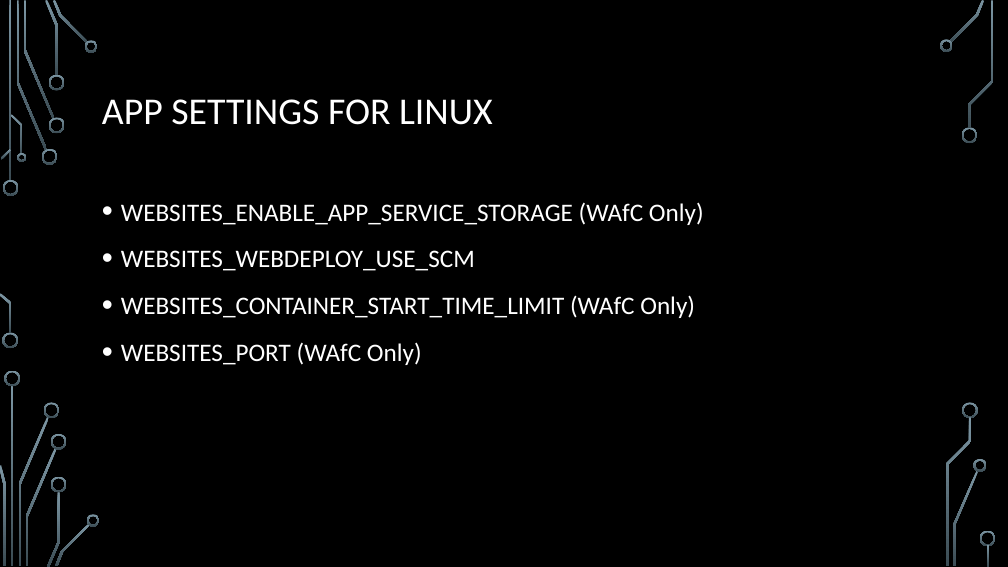
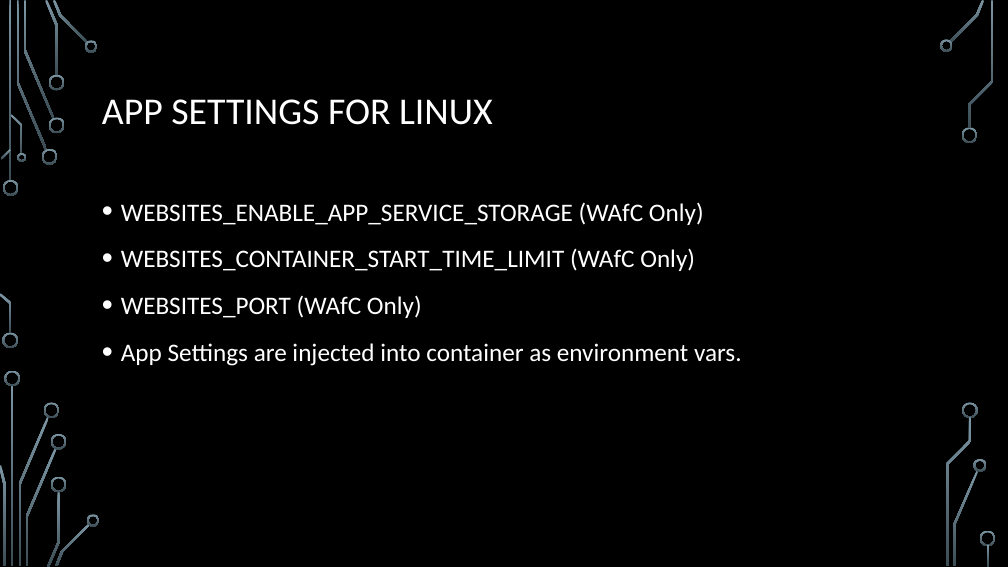
Before and after one commit to jamesche75/Linux-Boot-Camp, a slide deck: slide 8 of Modules/Module 5 - Linux and App Service/Module 5 - Linux and App Service.pptx (slide 9 before the commit). Drawn at 1008x567 pixels with LibreOffice and Linux fonts; fonts in the diff are those of the drawing; background and template pictures are left out. Boxes give left, top, right and bottom in pixels: in the first picture for what was removed or moved away, otherwise in the second. Text is boxed around its words. In the diff, an @@ line names an element or a change of style, - is before the commit and + after.

```diff
--- a/Modules/Module 5 - Linux and App Service/Module 5 - Linux and App Service.pptx
+++ b/Modules/Module 5 - Linux and App Service/Module 5 - Linux and App Service.pptx
@@ text at box(121, 250, 475, 271): paragraph removed @@
-• WEBSITES_WEBDEPLOY_USE_SCM
@@ text at box(121, 343, 742, 366): paragraph added @@
+• App Settings are injected into container as environment vars.
```
Also in this commit, not shown: 8 other slides changed, 1 slide added, 2 slides removed, 3 other files.
